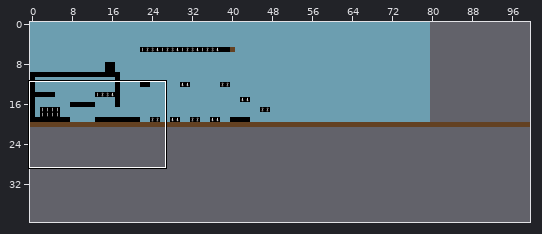
Tiled map, stored at tiled/Proto.tmx. The picture above shows the old version from afar; the outline marks the close-up.
Close-up. Before the commit:
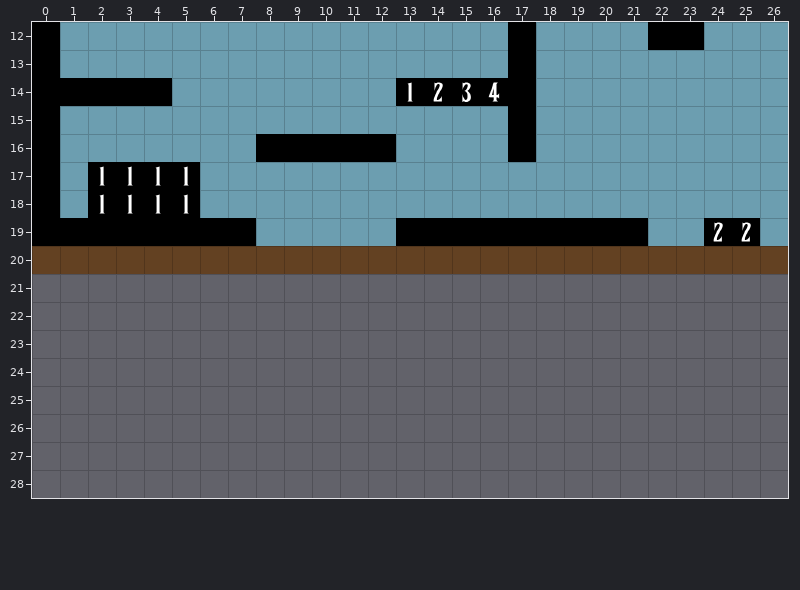
Cells are 64x64 px. Shown: x 0..26, y 12..28. The commit also changed other parts of the map, which this record leaves out. The old version is drawn lined up with the new one.
After:
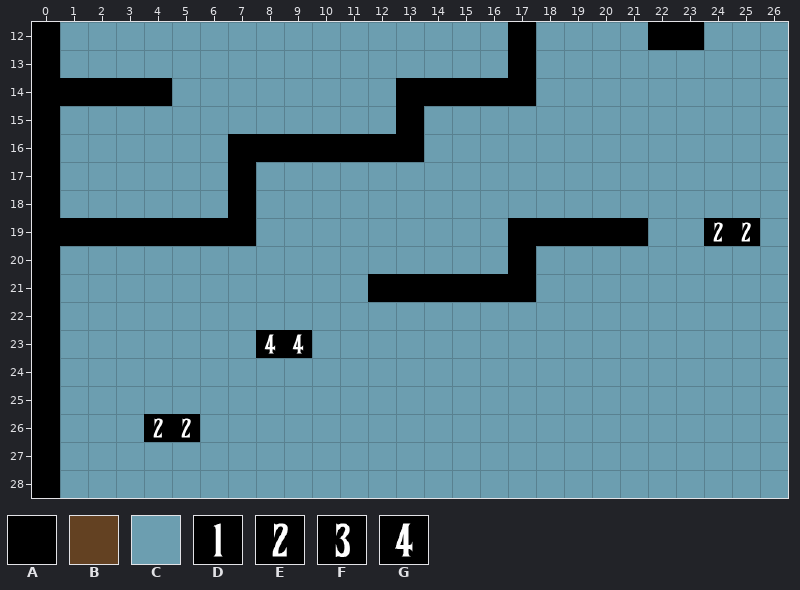
Key: from "tilesetProto": A 0, B 1, C 2, D 4, E 5, F 6, G 7.
_ is an empty cell.
Tiles of an added or newly shown layer are drawn over the layers below it.
The exact change:
map size 100x30 -> 100x40 cells
Layer "sky":
y 21: x 1..11 ___________ -> CCCCCCCCCCC; x 18..26 _________ -> CCCCCCCCC
y 22: x 1..26 __________________________ -> CCCCCCCCCCCCCCCCCCCCCCCCCC
y 23: x 1..7 _______ -> CCCCCCC; x 10..26 _________________ -> CCCCCCCCCCCCCCCCC
y 24..25: x 1..26 __________________________ -> CCCCCCCCCCCCCCCCCCCCCCCCCC
y 26: x 1..3 ___ -> CCC; x 6..26 _____________________ -> CCCCCCCCCCCCCCCCCCCCC
y 27..28: x 1..26 __________________________ -> CCCCCCCCCCCCCCCCCCCCCCCCCC
Layer "deathBoxes":
y 20: x 0..26 BBBBBBBBBBBBBBBBBBBBBBBBBBB -> ___________________________
Layer "platforms":
y 14: x 13..16 ____ -> AAAA
y 15: x 13 _ -> A; x 17 A -> _
y 16: x 7 _ -> A; x 13 _ -> A; x 17 A -> _
y 17..18: x 7 _ -> A
y 19: x 13..16 AAAA -> ____
y 20: x 0 _ -> A; x 17 _ -> A
y 21: x 0 _ -> A; x 12..17 ______ -> AAAAAA
y 22..28: x 0 _ -> A
Layer "4beats/beat1":
y 14: x 13 D -> _
y 17..18: x 2..5 DDDD -> ____
Layer "4beats/beat2":
y 14: x 14 E -> _
Layer "4beats/beat3":
y 14: x 15 F -> _
Layer "4beats/beat4":
y 14: x 16 G -> _
Layer "8beats/beat86" (added):
y 26: x 4..5 __ -> EE
Layer "8beats/beat88" (added):
y 23: x 8..9 __ -> GG
Pixel boxes of the changes (left, top, right, bottom) in both close-ups:
changed: (396, 82, 536, 162)
added: (228, 134, 256, 218)
removed: (88, 162, 200, 218)
changed: (32, 218, 788, 498)
